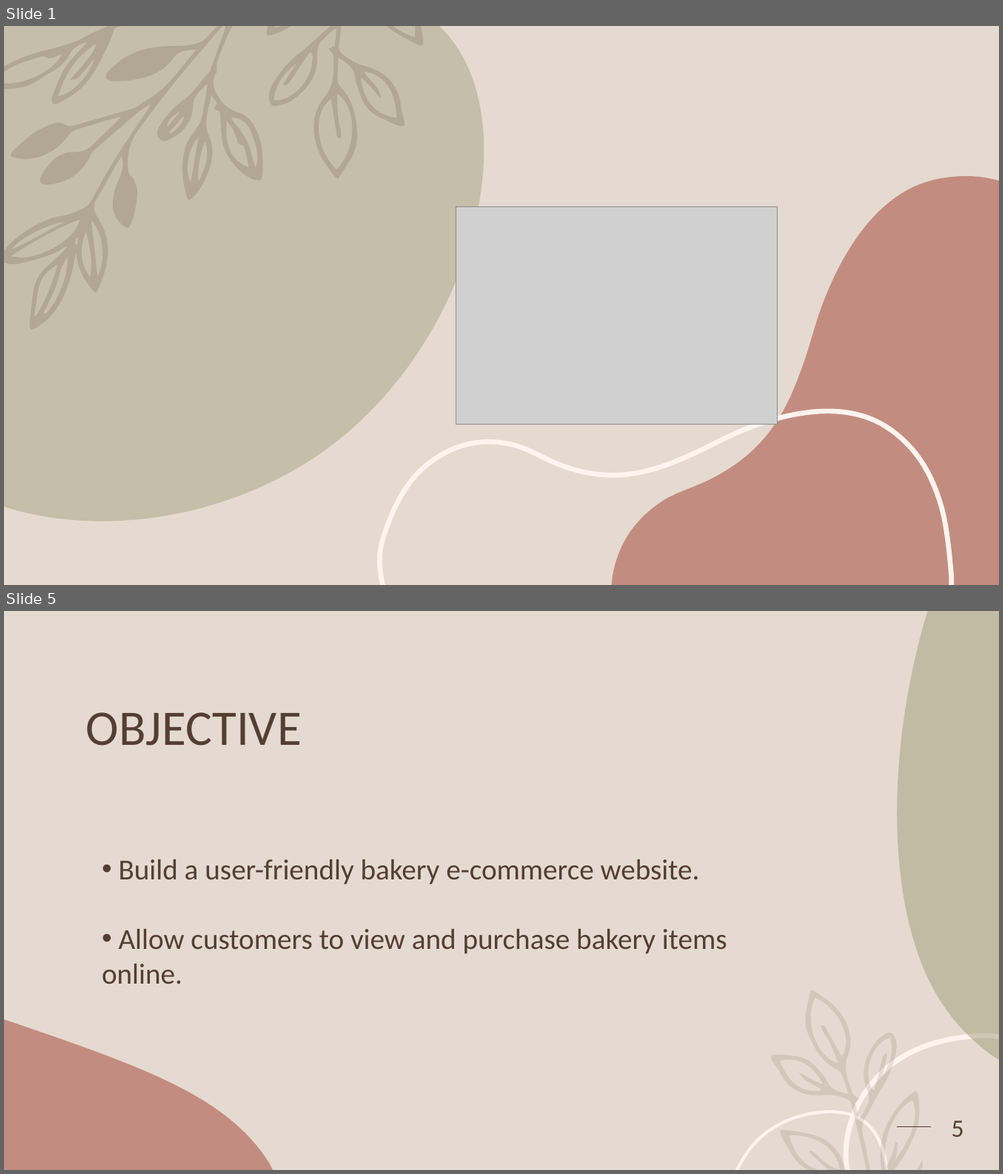
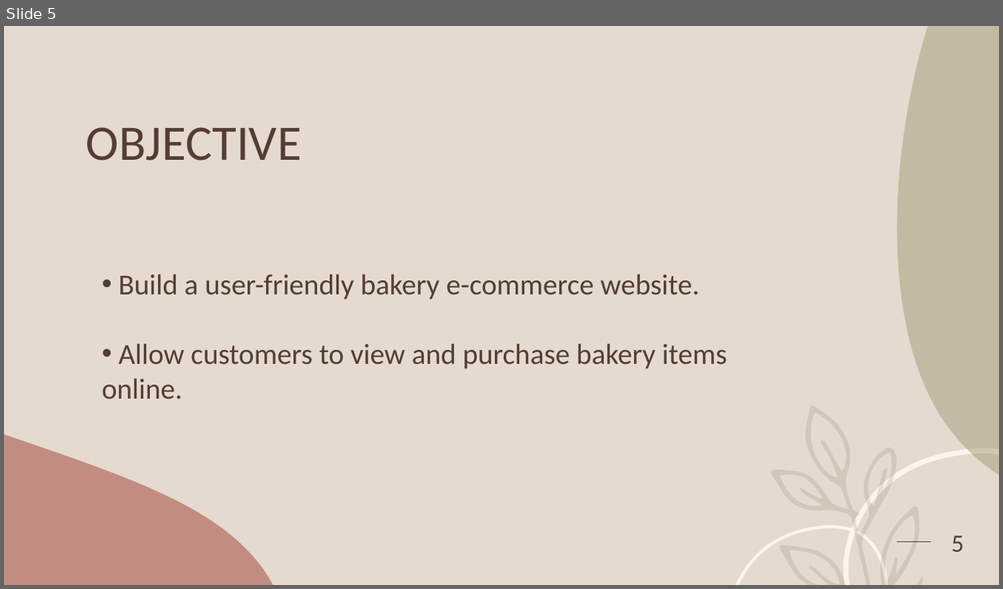
Before and after one commit to rebecca329/Bakewise, a slide deck: BAKERY.pptx. Shown one above the other, each under a label of ours: slides 1 and 5 before the commit, slide 5 after it; the slides between them are not shown. The pictures are 1003x1174 and 1003x589 pixels, drawn with LibreOffice and Linux fonts; fonts in the diff are those of the drawing; grey boxes stand for pictures. Boxes give left, top, right and bottom in pixels: in the first picture for what was removed or moved away, otherwise in the second. Text is boxed around its words. In the diff, an @@ line names an element or a change of style, - is before the commit and + after.

```diff
--- a/BAKERY.pptx
+++ b/BAKERY.pptx
@@ slide 1 removed at (x1=4, y1=26, x2=999, y2=585), background #E5DACF @@
@@ freeform shape removed at (x1=4, y1=26, x2=484, y2=521) @@
@@ freeform shape removed at (x1=4, y1=26, x2=424, y2=329) @@
@@ freeform shape removed at (x1=612, y1=176, x2=999, y2=585) @@
@@ picture removed at (x1=456, y1=207, x2=777, y2=424) @@
@@ freeform shape removed at (x1=380, y1=412, x2=951, y2=585) @@
```
Also in this commit, not shown: 4 slides changed, 2 slides added, 1 other slide removed.
